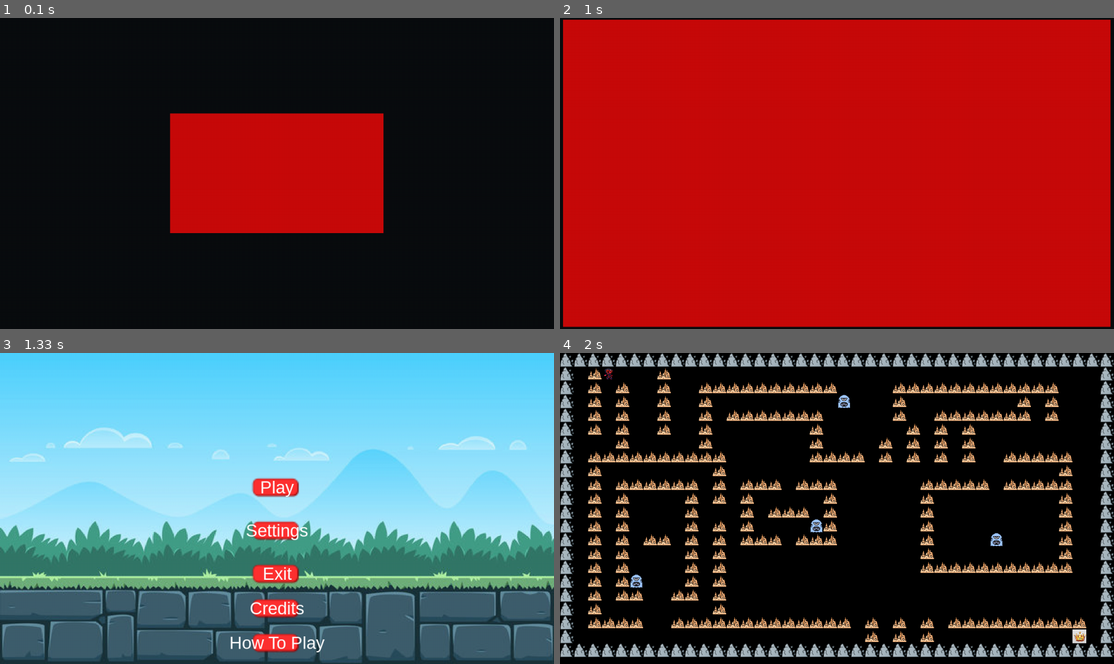
Above: before the commit, frames 1-4 (two rows, left to right).
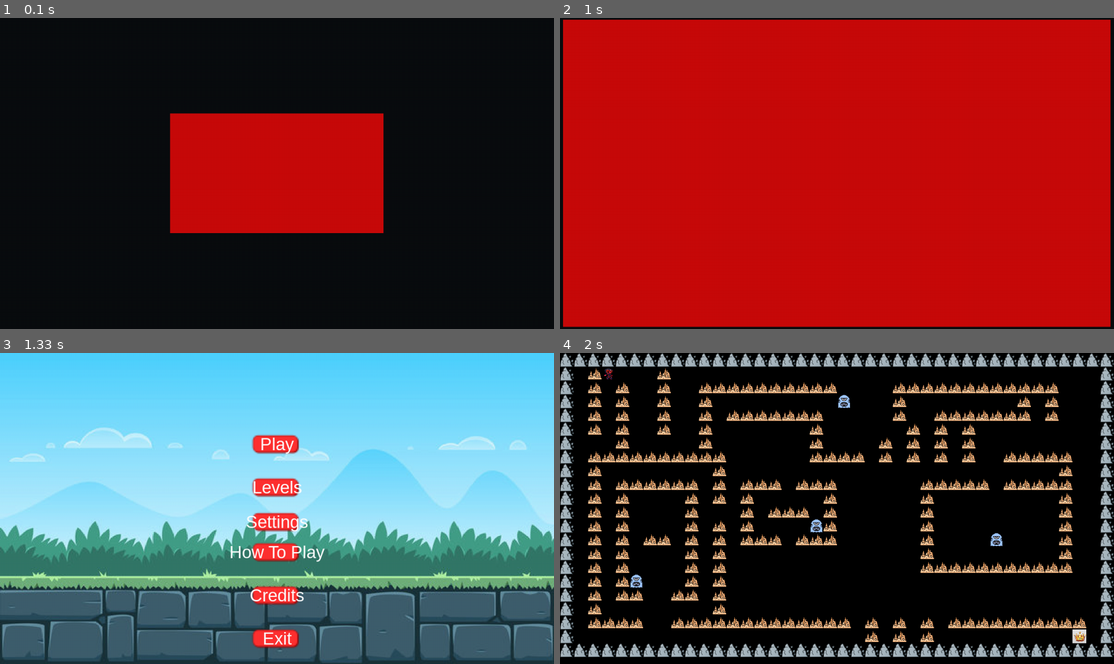
Above: after the commit, the same moments.

Repository: cse442-at-ub/s24semesterproject-we-love-the-company
Game: pygame game, started from src/game/game.py
The game is run twice, just before and just after one commit, with the same random seed, the same clock (stepped at 60 frames per second) and the same inputs.
Inputs (mouse positions are in pixels of both pictures, inside the frame that each line leads up to):
- Up to frame 1 (0.1 s): no input
- Up to frame 2 (1 s): hold Right 0.33-0.8 s; move the mouse to (814, 185) at 0.37 s
- Up to frame 3 (1.33 s): no input
- Up to frame 4 (2 s): click (837, 486) at 1.38 s, where only the run after the commit has a clickable "Levels"; click (837, 486) at 1.72 s, where only the run after the commit has a clickable "Level 1"

Frames 1-2 are identical in both runs. In frame 3, 4.1% of the frame differs, in the area x 41-59%, y 26-97%; in frame 4, nothing differs.

Commit message:
Level selector added to the main menu
The main menu has a level selector now.

Diff:
--- /dev/null
+++ b/src/game/Level_selector.py
@@ -0,0 +1,55 @@
+import pygame
+import os
+from Buttons import Button
+import AssetCache
+
+from gamestate import *
+
+
+
+
+ID = "level_selector"
+
+class LevelSelectorScene:
+    def __init__(self, screen):
+        self.id = ID
+        self.path = os.path.dirname(__file__) + "/"
+        self.textFont = pygame.font.SysFont("Arial", 40)
+
+        screen_center_x = screen.get_width() // 2
+        level1_button_y = screen.get_height() // 2 - 50
+        level2_button_y = screen.get_height() // 2 + 50
+
+        self.Level1Button = Button(image=AssetCache.get_image(self.path + "Assets/button.png"), pos=(screen_center_x, level1_button_y),
+                                   text_input="Level 1", font=self.textFont, base_color="white", hovering_color="blue",
+                                   click_sound=AssetCache.get_audio("src/game/Assets/button_click.mp3"))
+
+        self.Level2Button = Button(image=AssetCache.get_image(self.path + "Assets/button.png"), pos=(screen_center_x, level2_button_y),
+                                   text_input="Level 2", font=self.textFont, base_color="white", hovering_color="blue",
+                                   click_sound=AssetCache.get_audio("src/game/Assets/button_click.mp3"))
+
+        self.buttons = [self.Level1Button, self.Level2Button]
+
+    def initHandlers(self, state: Gamestate):
+        state.handlers[ID] = Handler(render, doNothing, doNothing, mouseMove, mousePress)
+
+def mouseMove(state:Gamestate, pos, rel, buttons, touch):
+    for button in state.scene.buttons:
+        button.changeColor(pos)
+
+from grid_game import GameScene
+def mousePress(state: Gamestate, pos, button, touch):
+    if state.scene.Level1Button.checkForInput(pos):
+        state.scene.Level1Button.button_sound()
+        state.pushScene(GameScene(state.screen, "level1.json", state))
+    elif state.scene.Level2Button.checkForInput(pos):
+        state.scene.Level2Button.button_sound()
+        state.pushScene(GameScene(state.screen, "level2.json", state))
+
+def render(state: Gamestate):
+    background_image = AssetCache.get_image(state.scene.path + 'background.jpg')
+    background_image = pygame.transform.scale(background_image, state.screen.get_size())
+    state.screen.blit(background_image, (0, 0))
+
+    for button in state.scene.buttons:
+        button.update(state.screen)
--- a/src/game/menu.py
+++ b/src/game/menu.py
@@ -24,12 +24,14 @@
         pygame.mixer.music.play(-1)
 
         screen_center_x = screen.get_width() // 2
-        play_button_y = screen.get_height() // 2 - 50
-        exit_button_y = screen.get_height() // 2 + 150
+        play_button_y = screen.get_height() // 2 - 150
+        exit_button_y = screen.get_height() // 2 + 300
         #putting the settings button in the middle of the play and exit buttons
-        settings_button_y = screen.get_height() // 2 + 50
-        instruct_button_y = screen.get_height() - 50
-        credit_button_y = screen.get_height() - 130
+        settings_button_y = screen.get_height() // 2 + 30
+        instruct_button_y = screen.get_height() // 2 + 100
+        credit_button_y = screen.get_height() // 2 + 200
+        Level_selector_y = screen.get_height() // 2 - 50
+
 
         self.PlayButton = Button(image=AssetCache.get_image(self.path + "Assets/button.png"), pos=(screen_center_x, play_button_y),
                             text_input="Play", font=self.textFont, base_color="white", hovering_color="blue", click_sound= AssetCache.get_audio("src/game/Assets/button_click.mp3"))
@@ -47,8 +49,10 @@
         self.CreditsButton = Button(image=AssetCache.get_image(self.path + "Assets/button.png"), pos=(screen_center_x, credit_button_y),
                                 text_input="Credits", font=self.textFont, base_color="white", hovering_color="blue", click_sound= AssetCache.get_audio(self.path + "Assets/button_click.mp3"))
 
+        self.Level_selector = Button(image=AssetCache.get_image(self.path + "Assets/button.png"), pos=(screen_center_x, Level_selector_y),
+                                text_input="Levels", font=self.textFont, base_color="white", hovering_color="blue", click_sound= AssetCache.get_audio(self.path + "Assets/button_click.mp3"))
 
-        self.buttons = [self.PlayButton, self.ExitButton, self.SettingsButton, self.InstructionsButton, self.CreditsButton]
+        self.buttons = [self.PlayButton, self.ExitButton, self.SettingsButton, self.InstructionsButton, self.CreditsButton, self.Level_selector]
 
 
     def initHandlers(self, state: Gamestate):
@@ -64,6 +68,7 @@
 from OptionsMenu import SettingsScene
 from HowToPlay import InstructionsScene
 from credits import CreditsScene
+from Level_selector import LevelSelectorScene
 
 def mousePress(state: Gamestate, pos, button, touch):
     if (state.scene.PlayButton.checkForInput(pos)):
@@ -83,6 +88,9 @@
     elif (state.scene.CreditsButton.checkForInput(pos)):
         state.scene.CreditsButton.button_sound()
         state.pushScene(CreditsScene(state.screen))
+    elif (state.scene.Level_selector.checkForInput(pos)):
+        state.scene.Level_selector.button_sound()
+        state.pushScene(LevelSelectorScene(state.screen))
 
 def render(state: Gamestate):
 
